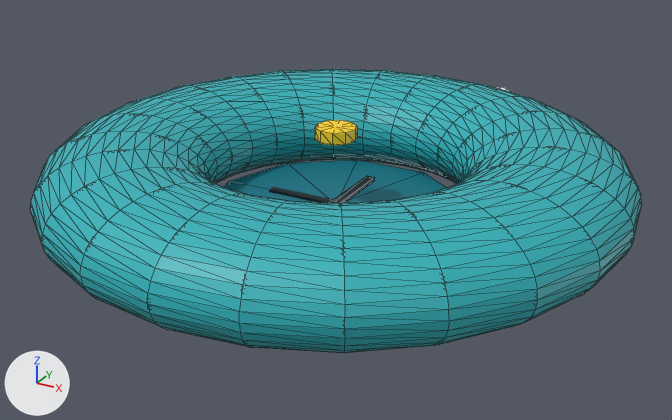
One commit to the glTF model assets/veh_tube.glb: the scene before it, then after it.
Camera for both pictures: a 50 mm lens placed at (2.1, -3.82, 1.98), pointed at (0.0, 0.01, 0.07). Lighting does not change. The marker at lower left points along +X, +Y and +Z. The older version comes first. Mesh edges are drawn as thin lines on the coarser meshes. Where no turn or scale is listed for an object, it has been applied to the vertices.

Before the edit, the objects in view are built like this:
```python
me_inner_floor_pad = bpy.data.meshes.new('INNER_FLOOR_PAD')
me_inner_floor_pad.from_pydata(...)  # a 10-sided cylinder along z spanning x -0.66..0.66, y -0.628..0.628, z -0.05..0.05
me_inner_floor_pad.materials.append(mat_defaultmaterial_009)
me_top_valve_cap = bpy.data.meshes.new('TOP_VALVE_CAP')
me_top_valve_cap.from_pydata(...)  # a 10-sided cylinder along z spanning x -0.105..0.105, y -0.1..0.1, z -0.03..0.03
me_top_valve_cap.materials.append(mat_defaultmaterial_007)
me_tube_body = bpy.data.meshes.new('TUBE_BODY')
me_tube_body.from_pydata(...)  # 864 vertices, 1728 faces; spans x -1.47..1.47, y -1.47..1.47, z -0.25..0.25
me_tube_body.materials.append(mat_defaultmaterial)
ob_inner_floor_pad = bpy.data.objects.new('INNER_FLOOR_PAD', me_inner_floor_pad)
ob_inner_floor_pad.location = (0.0, 0.0, 0.054)
ob_top_valve_cap = bpy.data.objects.new('TOP_VALVE_CAP', me_top_valve_cap)
ob_top_valve_cap.location = (0.0, 0.0, 0.49)
ob_tube_body = bpy.data.objects.new('TUBE_BODY', me_tube_body)
ob_tube_body.location = (0.0, 0.0, 0.252)
```
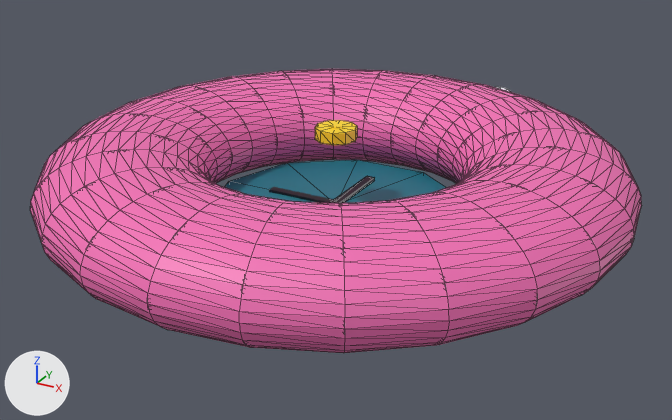
Pixel boxes (x1, y1, x2, y2) of what changed, in the pictures (672 x 420 px):
part 1 of me_tube_body, recoloured (cyan to pink)
    both: (30, 69, 642, 353)

What changed in the scene script:
```text
Change me_tube_body:
    where me_tube_body.from_pydata(...)  # 864 vertices, 1728 faces; spans x -1.47..1.47, y -1.47..1.47, z -0.25..0.25
    used by ob_tube_body; location = (0.0, 0.0, 0.252)
    me_tube_body part 1: 1728 faces centred in x -1.45..1.45, y -1.45..1.45, z -0.25..0.25 are repainted in the vertex colours; the middle colour goes from cyan #2eb2ba to pink #f471b6
```
